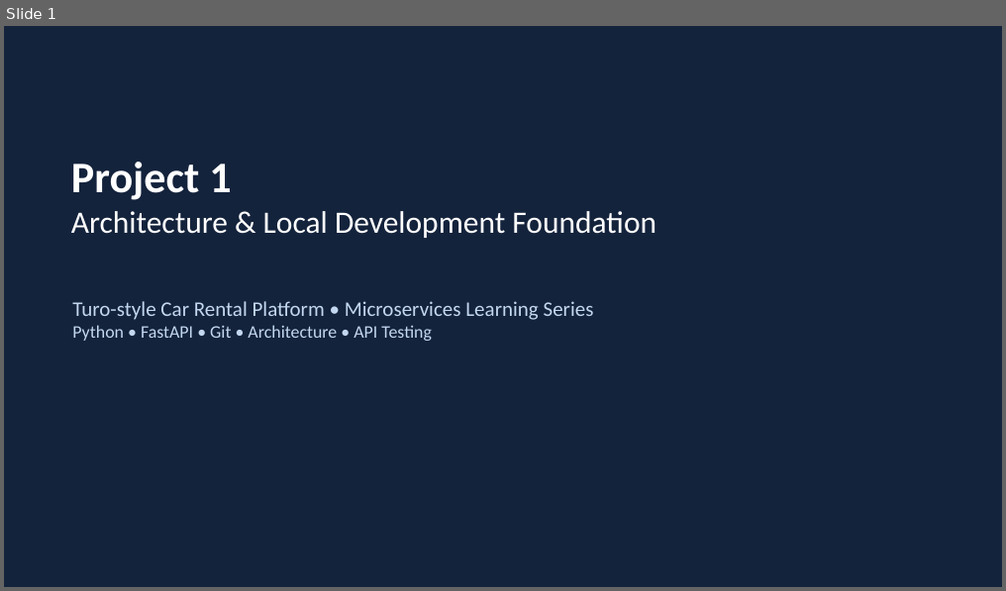
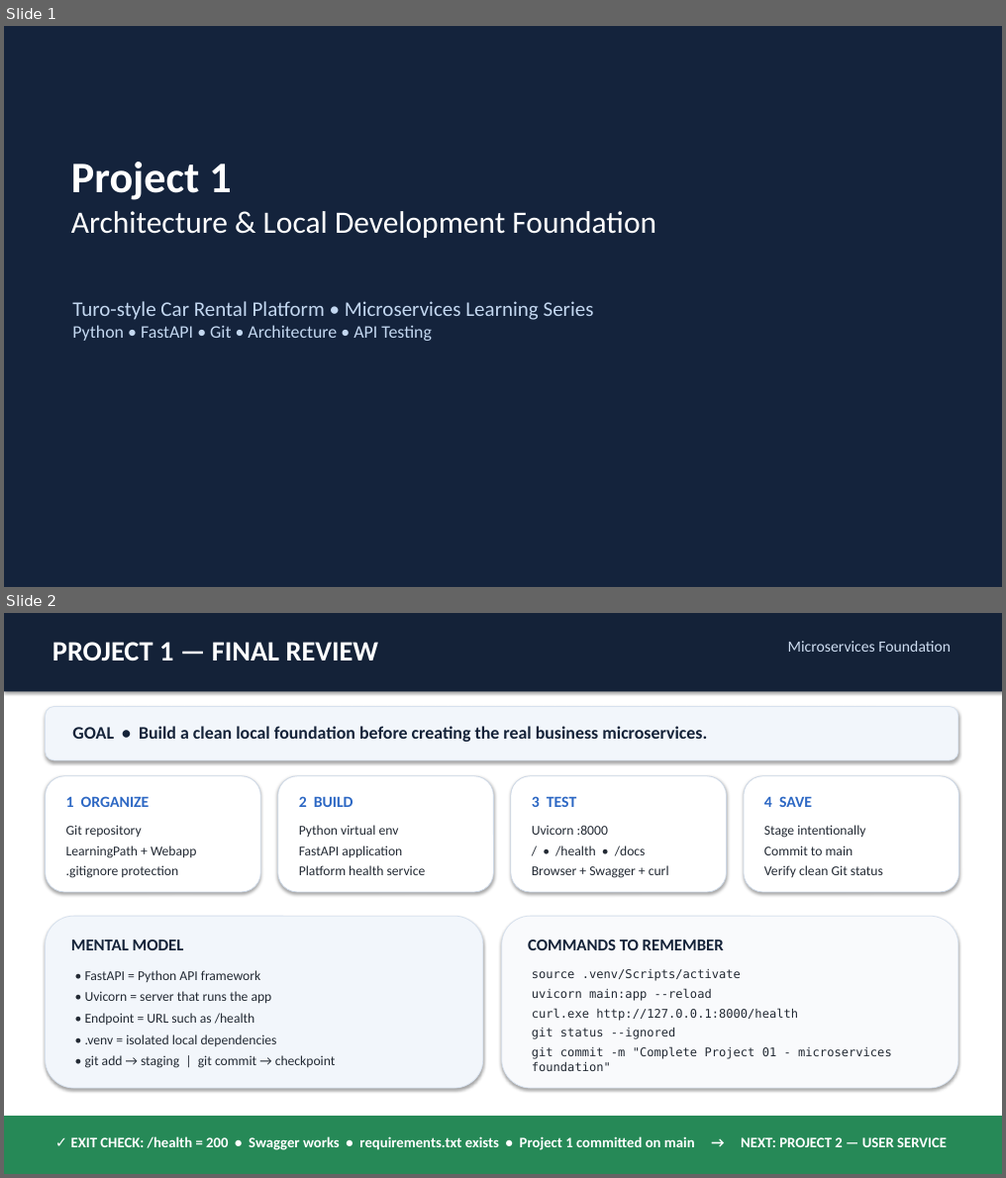
Before and after one commit to primeservicesgroupks/car-rental-microservices, a slide deck: LearningPath/Project-01-Foundation/slides/Project_1_Car_Rental_Microservices_Foundation_Updated_Structure.pptx. Shown one above the other, each under a label of ours: slide 1 before the commit, slides 1 and 2 after it. The pictures are 1006x591 and 1006x1178 pixels, drawn with LibreOffice and Linux fonts; fonts in the diff are those of the drawing. Boxes give left, top, right and bottom in pixels: in the first picture for what was removed or moved away, otherwise in the second. Text is boxed around its words. In the diff, an @@ line names an element or a change of style, - is before the commit and + after.

Commit message:
Add Project 1 learning materials and Project 2 structure

```diff
--- a/LearningPath/Project-01-Foundation/slides/Project_1_Car_Rental_Microservices_Foundation_Updated_Structure.pptx
+++ b/LearningPath/Project-01-Foundation/slides/Project_1_Car_Rental_Microservices_Foundation_Updated_Structure.pptx
@@ slide 2 added at <box>4,613,1002,1174</box>, background #FFFFFF @@
@@ rectangle added at <box>4,613,1002,691</box>, fill #142238 @@
@@ text added at <box>53,642,379,661</box>, 27 pt, text #FFFFFF, bold @@
+PROJECT 1 — FINAL REVIEW
@@ text added at <box>788,641,950,652</box>, 15 pt, text #CDDCF0 @@
+Microservices Foundation
@@ rounded rectangle added at <box>46,707,958,761</box>, fill #F2F6FB, outline #D7E1EE 0.75 pt @@
@@ text added at <box>72,726,707,742</box>, 17 pt, text #142238, bold @@
+GOAL • Build a clean local foundation before creating the real business microservices.
@@ rounded rectangle added at <box>46,776,260,892</box>, fill #FFFFFF, outline #CDD8E6 0.75 pt @@
@@ rounded rectangle added at <box>278,776,494,892</box>, fill #FFFFFF, outline #CDD8E6 0.75 pt @@
@@ rounded rectangle added at <box>511,776,727,892</box>, fill #FFFFFF, outline #CDD8E6 0.75 pt @@
@@ rounded rectangle added at <box>744,776,959,892</box>, fill #FFFFFF, outline #CDD8E6 0.75 pt @@
@@ text added at <box>66,796,150,807</box>, 15 pt, text #2D68C4, bold @@
+1 ORGANIZE
@@ text added at <box>299,796,353,807</box>, 15 pt, text #2D68C4, bold @@
+2 BUILD
@@ text added at <box>532,796,576,807</box>, 15 pt, text #2D68C4, bold @@
+3 TEST
@@ text added at <box>764,796,812,807</box>, 15 pt, text #2D68C4, bold @@
+4 SAVE
@@ text added at <box>66,825,196,878</box>, 13 pt, text #232A34 @@
+Git repository
+LearningPath + Webapp
+.gitignore protection
@@ text added at <box>299,825,426,875</box>, 13 pt, text #232A34 @@
+Python virtual env
+FastAPI application
+Platform health service
@@ text added at <box>532,825,669,878</box>, 13 pt, text #232A34 @@
+Uvicorn :8000
+/ • /health • /docs
+Browser + Swagger + curl
@@ text added at <box>764,825,883,877</box>, 13 pt, text #232A34 @@
+Stage intentionally
+Commit to main
+Verify clean Git status
@@ rounded rectangle added at <box>46,916,483,1088</box>, fill #F2F6FB, outline #D7E1EE 0.75 pt @@
@@ rounded rectangle added at <box>502,916,958,1088</box>, fill #F9FAFC, outline #D7E1EE 0.75 pt @@
@@ text added at <box>71,940,184,951</box>, 16 pt, text #142238, bold @@
+MENTAL MODEL
@@ text added at <box>528,940,724,951</box>, 16 pt, text #142238, bold @@
+COMMANDS TO REMEMBER
@@ text added at <box>85,970,336,1068</box>, 13 pt, text #232A34 @@
+• FastAPI = Python API framework
+• Uvicorn = server that runs the app
+• Endpoint = URL such as /health
+• .venv = isolated local dependencies
+• git add → staging | git commit → checkpoint
@@ text added at <box>532,969,892,1071</box>, 11.5 pt, text #232A34 @@
+source .venv/Scripts/activate
+uvicorn main:app --reload
+curl.exe http://127.0.0.1:8000/health
+git status --ignored
+git commit -m "Complete Project 01 - microservices foundation"
@@ rectangle added at <box>4,1116,1002,1174</box>, fill #268957 @@
@@ text added at <box>71,1137,946,1151</box>, 14 pt, text #FFFFFF, bold @@
+✓ EXIT CHECK: /health = 200 • Swagger works • requirements.txt exists • Project 1 committed on main → NEXT: PROJECT 2 — USER SERVICE
```
Also in this commit, not shown: 1 other slide added, 4 other files.
